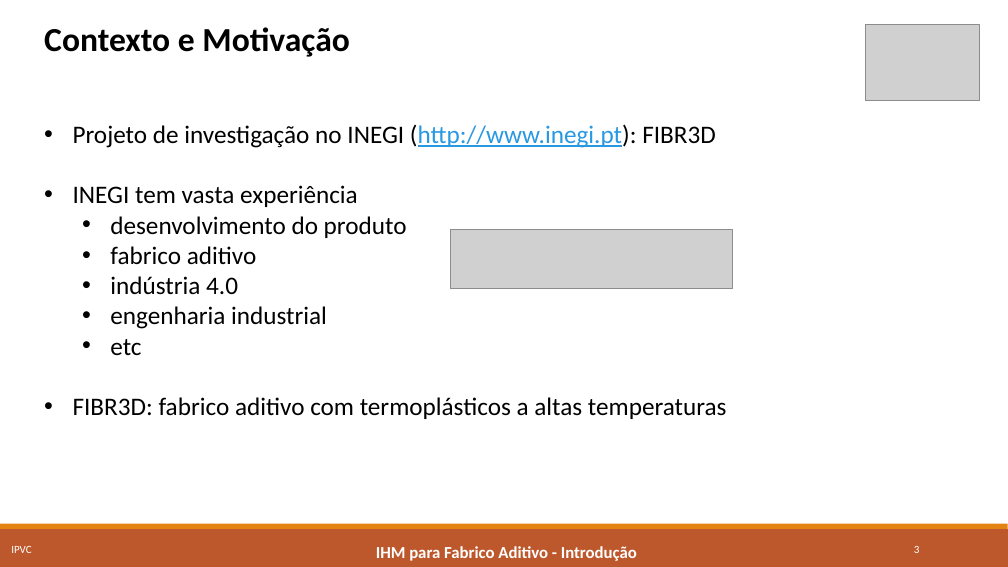
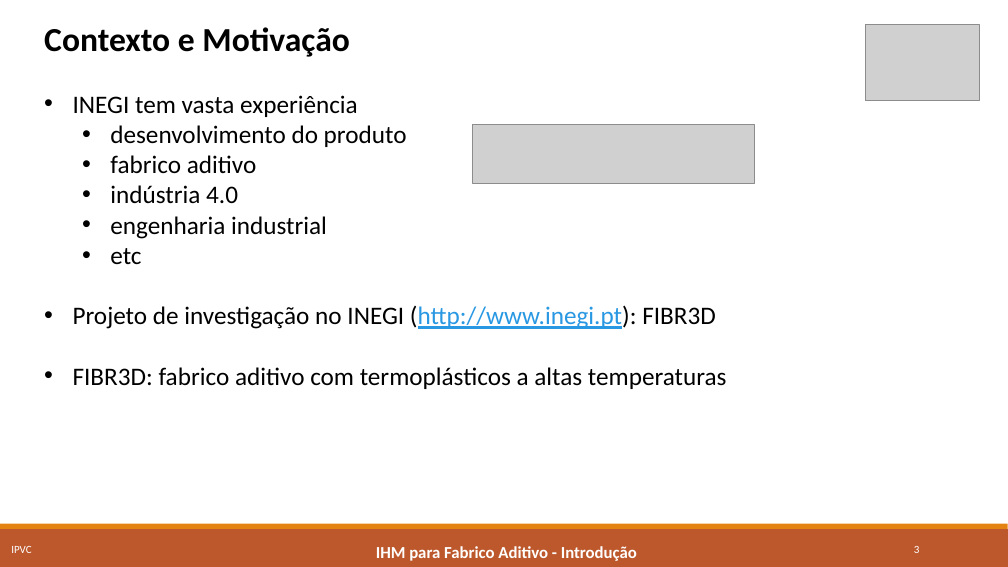
Before and after one commit to marcorlsrodrigues/projeto, a slide deck: slide 3 of Apresentacao_LPII_PE_MarcoRodrigues4652.pptx. Drawn at 1008x567 pixels with LibreOffice and Linux fonts; fonts in the diff are those of the drawing; grey boxes stand for pictures. Boxes give left, top, right and bottom in pixels: in the first picture for what was removed or moved away, otherwise in the second. Text is boxed around its words. In the diff, an @@ line names an element or a change of style, - is before the commit and + after.

```diff
--- a/Apresentacao_LPII_PE_MarcoRodrigues4652.pptx
+++ b/Apresentacao_LPII_PE_MarcoRodrigues4652.pptx
@@ text at [73, 124, 716, 148]: paragraph removed @@
-• Projeto de investigação no INEGI (http://www.inegi.pt): FIBR3D
@@ picture: place and size @@
-picture at [451, 230, 733, 289]
+picture at [473, 125, 755, 184]
@@ text at [73, 305, 716, 329]: paragraph added @@
+• Projeto de investigação no INEGI (http://www.inegi.pt): FIBR3D
```
Also in this commit, not shown: 3 other slides changed.
